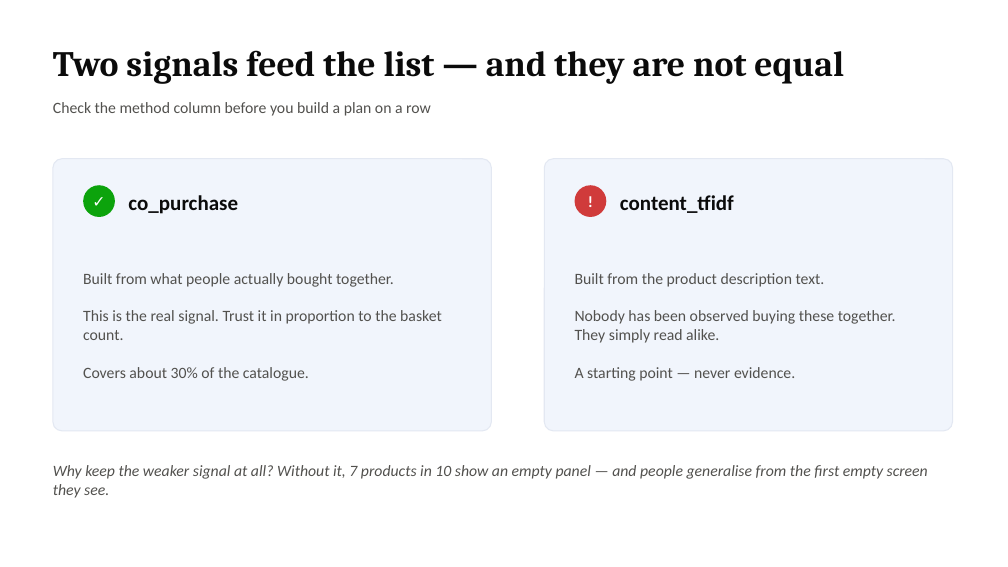
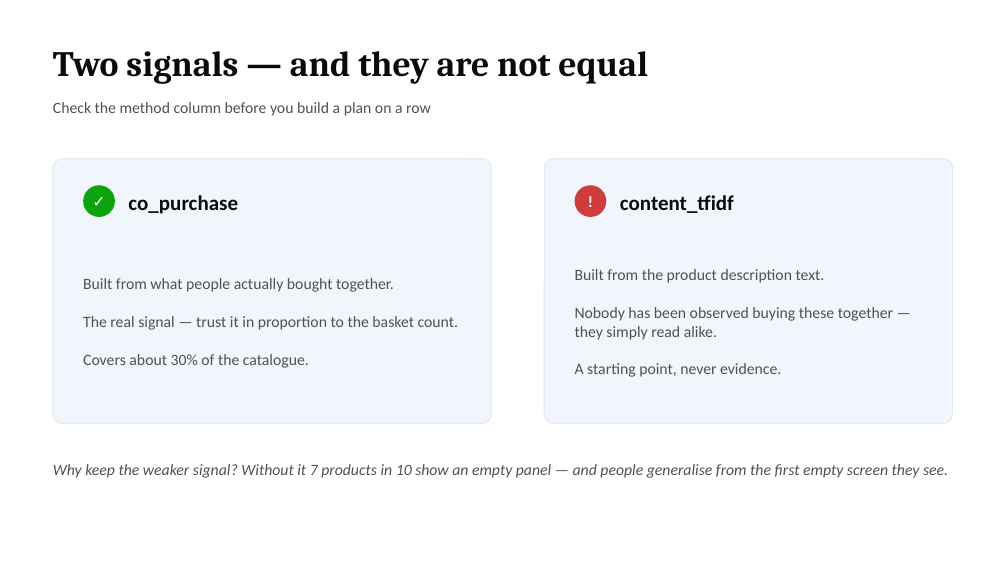
Before and after one commit to Kenchch/retail-ai-pipeline, a slide deck: slide 4 of workshop/ai_literacy_workshop.pptx (slide 6 before the commit). Drawn at 1008x567 pixels with LibreOffice and Linux fonts; fonts in the diff are those of the drawing. Boxes give left, top, right and bottom in pixels: in the first picture for what was removed or moved away, otherwise in the second. Text is boxed around its words. In the diff, an @@ line names an element or a change of style, - is before the commit and + after.

Commit message:
Retail ETL pipeline with data quality gate, product recommendations and adoption metrics
Ingests retail invoice lines, quarantines rows failing nine data-quality rules, and publishes a sales star schema plus a frequently-bought-together table ranked by lift with a TF-IDF fallback over product descriptions. Adoption is measured from usage telemetry and written out with every run. Runs nightly through Airflow; all thresholds and the team roster live in config.yaml.

```diff
--- a/workshop/ai_literacy_workshop.pptx
+++ b/workshop/ai_literacy_workshop.pptx
@@ text at [53, 51, 648, 84]: text changed @@
-Two signals feed the list — and they are not equal
+Two signals — and they are not equal
@@ rounded rectangle: place and size @@
-rounded rectangle at [53, 159, 492, 431]
+rounded rectangle at [53, 159, 492, 423]
@@ rounded rectangle at [53, 159, 492, 423]: proportions changed @@
@@ rounded rectangle at [544, 159, 953, 423]: proportions changed @@
@@ rounded rectangle: place and size @@
-rounded rectangle at [544, 159, 953, 431]
+rounded rectangle at [544, 159, 953, 423]
@@ text at [83, 316, 458, 330]: text changed @@
-This is the real signal. Trust it in proportion to the basket count.
+The real signal — trust it in proportion to the basket count.
@@ text at [575, 307, 893, 377]: text changed @@
-Nobody has been observed buying these together. They simply read alike.
-A starting point — never evidence.
+Nobody has been observed buying these together — they simply read alike.
+A starting point, never evidence.
@@ text at [53, 464, 948, 478]: text changed @@
-Why keep the weaker signal at all? Without it, 7 products in 10 show an empty panel — and people generalise from the first empty screen they see.
+Why keep the weaker signal? Without it 7 products in 10 show an empty panel — and people generalise from the first empty screen they see.
```
Also in this commit, not shown: 5 other slides changed, 4 slides removed, 50 other files.
